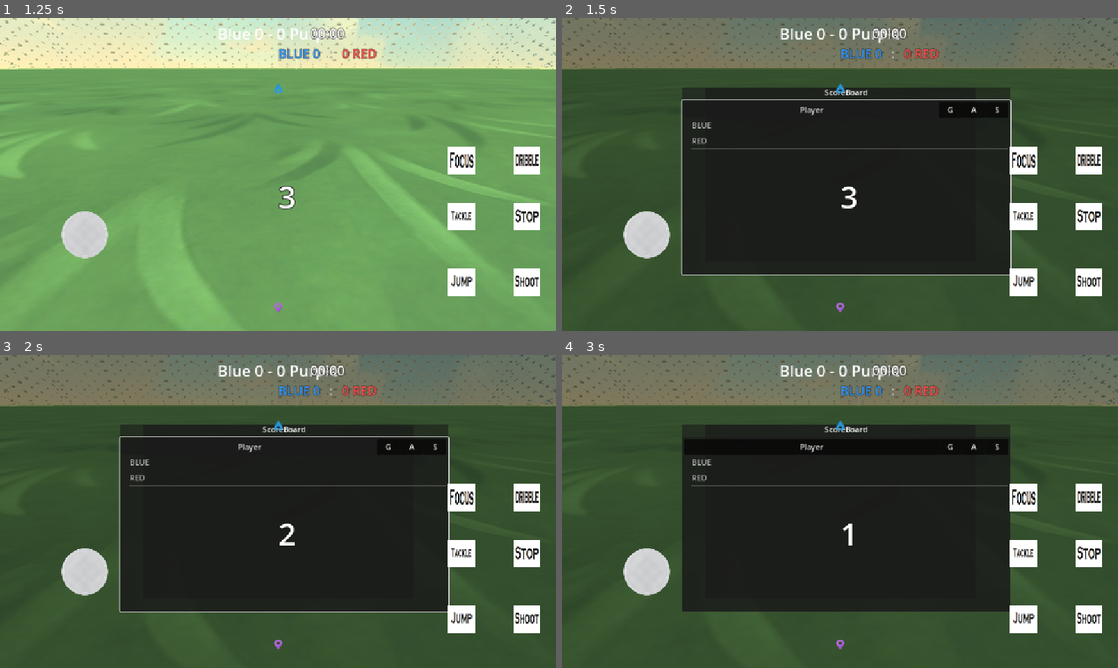
Above: before the commit, frames 1-4 (two rows, left to right).
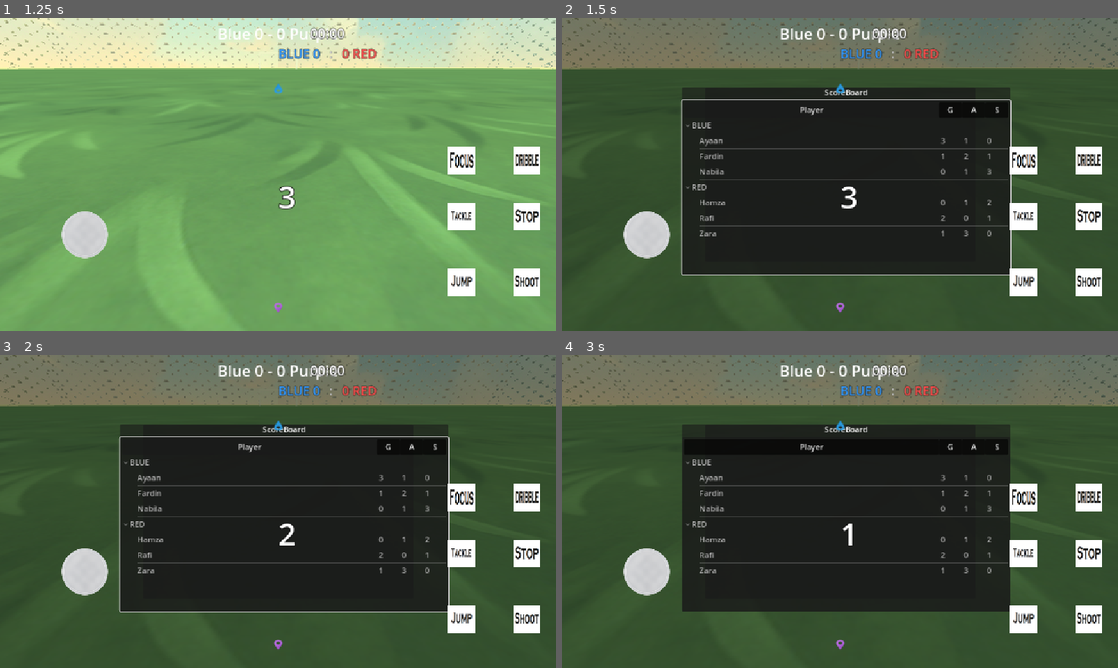
Above: after the commit, the same moments.

Repository: Faisal9777/power-soccer
Game: Godot game, scene res://title_screen.tscn
The game is run twice, just before and just after one commit, with the same random seed, the same clock (stepped at 60 frames per second) and the same inputs.
Inputs (mouse positions are in pixels of both pictures, inside the frame that each line leads up to):
- Up to frame 1 (1.25 s): click "Test" at 0.5 s
- Up to frame 2 (1.5 s): tap Enter (ui_accept) at 1.25 s; move the mouse to (867, 174) at 1.27 s; hold W (move_forward) from 1.28 s (still down); hold Tab (scoreboard) from 1.28 s (still down); click (867, 174) at 1.42 s
- Up to frame 3 (2 s): keep holding W (move_forward); keep holding Tab (scoreboard); tap Space (jump) at 1.52 s
- Up to frame 4 (3 s): keep holding W (move_forward); tap Enter (ui_accept) at 2 s; move the mouse to (812, 511) at 2.02 s; release Tab (scoreboard) at 2.03 s; tap E (dribble) at 2.1 s; tap Space (jump) at 2.27 s; tap Tab (scoreboard) at 2.3 s; move the mouse to (851, 505) at 2.77 s; hold Tab (scoreboard) from 2.78 s (still down); tap H (host_key) at 2.85 s

Frame 1 is identical in both runs. In frame 2, 0.9% of the frame differs, in the area x 22-81%, y 34-70%; in frame 3, 0.9%; in frame 4, 0.9%.

Commit message:
fixed the scoreboard displaying correctly in the client side

Diff:
--- a/ball.gd
+++ b/ball.gd
@@ -8,7 +8,7 @@
 #
 var _last_player_hits: Array[int] = [-1, -1]
 func apply_hit(J : Vector3, position : Vector3, player_id : int) -> void:
-	if _last_player_hits.size() > 1:
+	if _last_player_hits.size() > 1 and _last_player_hits[0] != player_id :
 		var last_player_id = _last_player_hits[0]
 		_last_player_hits[1] = last_player_id
 
--- a/scripts/game.gd
+++ b/scripts/game.gd
@@ -21,17 +21,18 @@
 var _goal_limit := 0
 var _roster := {}
 var _end_ms: int = -1
-var _game : Dictionary = {}
 var countdown_ms: int = 0                 # replicated ALWAYS during prestart
 var _cd_ms: int = -2
 var is_paused := true
 var _all_team_assinged_color := false
+var _scoreboard_instance: Control
 # ---------- replicated property ----------
 var time_left_ms: int = 0    # <— this is the ONLY thing we sync
 var blue_score: int = 0           # NEW: server writes, clients read
 var red_score: int = 0
 var can_process := true;
 var scene_path_to_load := ""
+var game : Dictionary = {}
 # ---------- UI ----------
 var _ui_layer: CanvasLayer
 var _hud_layer: CanvasLayer
@@ -72,25 +73,26 @@
 	ball_spawn   = ball_sp
 	ball_scene  = scene
 
+func set_scoreboard(scoreboard : Control) -> void:
+	_scoreboard_instance = scoreboard
+	#var stats_array = get_stats_in_array()
+	#_scoreboard_instance.set_stats(stats_array)
+
 func get_stats_in_array() -> Array[Dictionary]:
-	print("_game: ", _game)
 	var stats: Array[Dictionary] = []
 
-	for k in GameState.roster.keys():
+	for k in game.keys():
 		var pid: int = int(k)
-		var e := _game[k] as Dictionary
+		var e := game[k] as Dictionary
 
 		# name: prefer _game entry; fall back to GameState.roster
 		var name_val: String = ""
 		if e.has("name"):
 			name_val = String(e["name"])
-		else:
-			name_val = String(GameState.roster.get(pid, {}).get("name", ""))
 
 		# team: derive from your helper
-		var team_val := GameState.Team.BLUE
-		if not GameState.is_blue(pid):
-			team_val = GameState.Team.RED
+		var team_val := e["team"] as int
+
 
 		# build one row
 		var row: Dictionary = {
@@ -105,7 +107,6 @@
 
 	# (Optional) stable ordering by id
 	stats.sort_custom(func(a, b): return int(a["id"]) < int(b["id"]))
-	print("stats: ", stats)
 	return stats
 
 func _start_clock_server() -> void:
@@ -132,8 +133,12 @@
 func _set_game() -> void:
 	_spawn_ball_at(ball_spawn.global_transform.origin)
 	#_spawn_players_from_roster()
-	_position_players()
+
+	_position_players2()
 	_start_countdown_server()
+
+func set_game() -> void:
+	_set_game()
 
 # ---------- UI helpers ----------
 func _create_timer_ui() -> void:
@@ -248,6 +253,7 @@
 	var p_ps := NodePath(".:is_paused")
 	var p_process := NodePath(".:can_process")
 	var p_end_scene := NodePath(".:scene_path_to_load")
+	#var p_game := NodePath(".:game")
 
 	cfg.add_property(p_time)
 	cfg.add_property(p_blue)
@@ -256,6 +262,7 @@
 	cfg.add_property(p_ps)
 	cfg.add_property(p_process)
 	cfg.add_property(p_end_scene)
+	#cfg.add_property(p_game)
 
 	# Time updates every frame -> ALWAYS (unreliable, frequent)
 	cfg.property_set_replication_mode(p_time, SceneReplicationConfig.REPLICATION_MODE_ALWAYS)
@@ -266,6 +273,7 @@
 	cfg.property_set_replication_mode(p_ps,    SceneReplicationConfig.REPLICATION_MODE_ALWAYS)     # 3s, smooth
 	cfg.property_set_replication_mode(p_process,    SceneReplicationConfig.REPLICATION_MODE_ALWAYS)
 	cfg.property_set_replication_mode(p_end_scene,    SceneReplicationConfig.REPLICATION_MODE_ALWAYS)
+	#cfg.property_set_replication_mode(p_game,    SceneReplicationConfig.REPLICATION_MODE_ALWAYS)
 	sync.replication_config = cfg
 	sync.replication_interval = 0.0   # send time every multiplayer tick
 
@@ -313,8 +321,8 @@
 		 # server owns it (peer 1)
 		_start_clock_server()
 		_start_match_authoritative()
-
-	# clients just wait for RPC updates
+	print("game.gd is ready: ", multiplayer.get_unique_id())
+
 
 func _start_match_authoritative() -> void:
 	var world := get_parent()
@@ -324,7 +332,7 @@
 		_blue_zone.body_entered.connect(_on_score_zone_body_entered.bind("blue_goal"))
 	if is_instance_valid(_red_zone):
 		_red_zone.body_entered.connect(_on_score_zone_body_entered.bind("red_goal"))
-	_set_game()
+	#_set_game()
 
 
 func _physics_process(delta: float) -> void:
@@ -411,9 +419,10 @@
 	for k in GameState.roster.keys():
 		var pid := int(k)
 		# initialize only if missing
-		var entry := _game.get_or_add(pid, {
+		var entry := game.get_or_add(pid, {
 			"name": String(GameState.roster.get(pid, {}).get("name","")),
 			"goals": 0,
+			"team": GameState.roster.get(pid, {}).get("team",0),
 			"assists": 0,
 			"saves": 0,
 		}) as Dictionary
@@ -438,6 +447,58 @@
 		p.focus_at(ball)
 		p.freeze(true)
 	_all_team_assinged_color = true
+
+func _position_players2() -> void:
+	var blue_placed := 1
+	var red_placed  := 1
+
+	# Find a target to face: live Ball if it exists, else the BallSpawn
+	var ball := ball_scene
+	#var target_pos := ball.global_transform.origin if ball != null else ball_spawn.global_transform.origin
+	var target_pos := ball_spawn.global_position
+	for k in GameState.roster.keys():
+		var pid := int(k)
+		var name := String(GameState.roster.get(pid, {}).get("name", ""))
+		var team := int(GameState.roster.get(pid, {}).get("team", 0))
+		#print("about to calll _cl_init_entry: ", multiplayer.get_unique_id())
+		# initialize only if missing
+		rpc("_cl_init_entry", pid, name, team)
+		var p := get_node(GameState.roster[k]["player_path"]) as Node3D
+		#print("the player's id is: ", pid)
+		if p == null:
+			continue
+
+		if GameState.is_blue(pid):
+			var sp := spawns_blue.get_node_or_null("Spawn%d" % blue_placed) as Node3D
+			if sp:
+				p.global_transform = sp.global_transform
+				blue_placed += 1
+				if not _all_team_assinged_color: rpc("_cl_set_team_id", p.get_path(), true)
+		else:
+			var sp := spawns_red.get_node_or_null("Spawn%d" % red_placed) as Node3D
+			if sp:
+				p.global_transform = sp.global_transform
+				red_placed += 1
+				if not _all_team_assinged_color:  rpc("_cl_set_team_id", p.get_path(), false)
+		# tell that specific client to aim their camera
+		p.focus_at(ball)
+		p.freeze(true)
+	_all_team_assinged_color = true
+
+# Put this anywhere in the same script (or a synced autoload) -----------------
+@rpc("any_peer", "reliable", "call_local")
+func _cl_init_entry(pid: int, name: String, team: int) -> void:
+	# Each peer (and the caller) runs this locally
+	var entry := game.get_or_add(pid, {
+		"name": name,
+		"goals": 0,
+		"team": team,
+		"assists": 0,
+		"saves": 0,
+	}) as Dictionary
+	if _scoreboard_instance:
+		var stats_array = get_stats_in_array()
+		_scoreboard_instance.set_stats(stats_array)
 
 func _process_game_end() -> void:
 	can_process = false
@@ -564,17 +625,34 @@
 func _add_point(scoring_team: String, ball : Node3D) -> void:
 	var goal_player = ball.get_player(0)
 	var assist_player = ball.get_player(1)
-	if goal_player != -1 and not GameState.is_in_the_same_team(goal_player, scoring_team):
-		_game[goal_player]["goals"] += 1
+	#if goal_player != -1 and not GameState.is_in_the_same_team(goal_player, scoring_team):
+		#game[goal_player]["goals"] += 1
+	#else:
+		#game[goal_player]["goals"] -= 1
+	#if assist_player != -1 and not GameState.is_in_the_same_team(goal_player, scoring_team):
+		#game[goal_player]["assists"] += 1
+	#if scoring_team == "red":
+		#blue_score += 1
+	#else:
+		#red_score += 1
+	#var stats_array = get_stats_in_array()
+	#_scoreboard_instance.set_stats(stats_array)
+	rpc("_cl_apply_goal_update", scoring_team, goal_player, assist_player, GameState.is_in_the_same_team(goal_player, scoring_team))
+
+@rpc("authority", "reliable", "call_local")
+func _cl_apply_goal_update(scoring_team : String, goal_player : int, assist_player : int, is_in_the_same_team : bool) -> void:
+	if goal_player != -1 and not is_in_the_same_team:
+		game[goal_player]["goals"] += 1
 	else:
-		_game[goal_player]["goals"] -= 1
-	if assist_player != -1 and not GameState.is_in_the_same_team(goal_player, scoring_team):
-		_game[goal_player]["assists"] += 1
+		game[goal_player]["goals"] -= 1
+	if assist_player != -1 and not is_in_the_same_team:
+		game[goal_player]["assists"] += 1
 	if scoring_team == "red":
 		blue_score += 1
 	else:
 		red_score += 1
-	print("_game after goal is scored: ", _game)
+	var stats_array = get_stats_in_array()
+	_scoreboard_instance.set_stats(stats_array)
 
 @rpc("authority", "reliable", "call_local")
 func _cl_handle_goal_outcome(text: String, seconds: float) -> void:
@@ -597,6 +675,12 @@
 	await _show_banner_for(text, seconds)
 	Input.set_mouse_mode(Input.MOUSE_MODE_VISIBLE)
 	get_tree().change_scene_to_file(scene_path_to_load)
+# On the same node (path) on all peers:
+@rpc("any_peer", "reliable")  # server calls; clients execute
+func _cl_set_game(game : String) -> void:
+	print("_cl_set_game: ", game)
+	print("multiplayer.get_unique_id(): ", multiplayer.get_unique_id())
+	#_game = game
 
 
 
--- a/scripts/world.gd
+++ b/scripts/world.gd
@@ -70,8 +70,12 @@
 		spawner.add_spawnable_scene(player_scene.resource_path)
 		players_root.add_child(spawner)
 	_create_ball_spawner()
+	_initialize_game()
+	_setup_pause_dialog()
+	_setup_scoreboard_popup()
+	_game.set_scoreboard(_scoreboard_instance)
 	_server_setup()
-	_initialize_game()
+
 	# 1) Connect to the Network autoload signals (do it here so it works even if not wired in editor)
 
 	#Network.server_started.connect(_on_server_started)
@@ -86,8 +90,7 @@
 		pre.set_multiplayer_authority(1)
 		_players[1] = pre
 		print("Registered preplaced Player as host player; authority=", pre.get_multiplayer_authority())
-	_setup_pause_dialog()
-	_setup_scoreboard_popup()
+
 
 # Returns [overlay: Control, panel: Panel]
 # Returns [overlay: Control, panel: Panel]
@@ -207,8 +210,6 @@
 
 
 func _open_scoreboard() -> void:
-	var game_stats : Array[Dictionary] = _game.get_stats_in_array()
-	_scoreboard_instance.set_stats(game_stats)
 	if SCOREBOARD_PAUSES:
 		get_tree().paused = true
 		# keep mouse as-is (you’re only holding a key)
@@ -435,14 +436,12 @@
 func _server_setup() -> void:
 	if !multiplayer.is_server():
 		return
+
 	_create_ball_server()
 	var ids: Array[int] = []
 	for k in GameState.roster.keys():
 		ids.append(int(k))   # ensure int
 		_server_begin_match(ids)
-func _initialize_game() -> void:
-	var game := Game.new()
-	game.name = "Game"
 		# Resolve to actual nodes in World context
 	var blue_spawns := get_node(TEAM_BLUE_PATH)  as Node3D
 	var red_spawns  := get_node(TEAM_RED_PATH)   as Node3D
@@ -450,11 +449,27 @@
 	#var ball_scene := get_node(BALL_PATH) as Node3D
 
 	# Give Game everything it needs *before* it's added (so _ready can safely use them)
-	game.setup({
+	_game.setup({
 			"duration_sec": GameState.match_len_sec,
 			"goal_limit":   GameState.goal_limit,
 			"roster":       GameState.roster,
 		}, blue_spawns, red_spawns, ball_spawn, ball_scene)
+	_game.set_game()
+func _initialize_game() -> void:
+	var game := Game.new()
+	game.name = "Game"
+		## Resolve to actual nodes in World context
+	#var blue_spawns := get_node(TEAM_BLUE_PATH)  as Node3D
+	#var red_spawns  := get_node(TEAM_RED_PATH)   as Node3D
+	#var ball_spawn  := get_node(BALL_SPAWN_PATH) as Node3D
+	##var ball_scene := get_node(BALL_PATH) as Node3D
+#
+	## Give Game everything it needs *before* it's added (so _ready can safely use them)
+	#game.setup({
+			#"duration_sec": GameState.match_len_sec,
+			#"goal_limit":   GameState.goal_limit,
+			#"roster":       GameState.roster,
+		#}, blue_spawns, red_spawns, ball_spawn, ball_scene)
 
 	_game = game
 	add_child(game)
